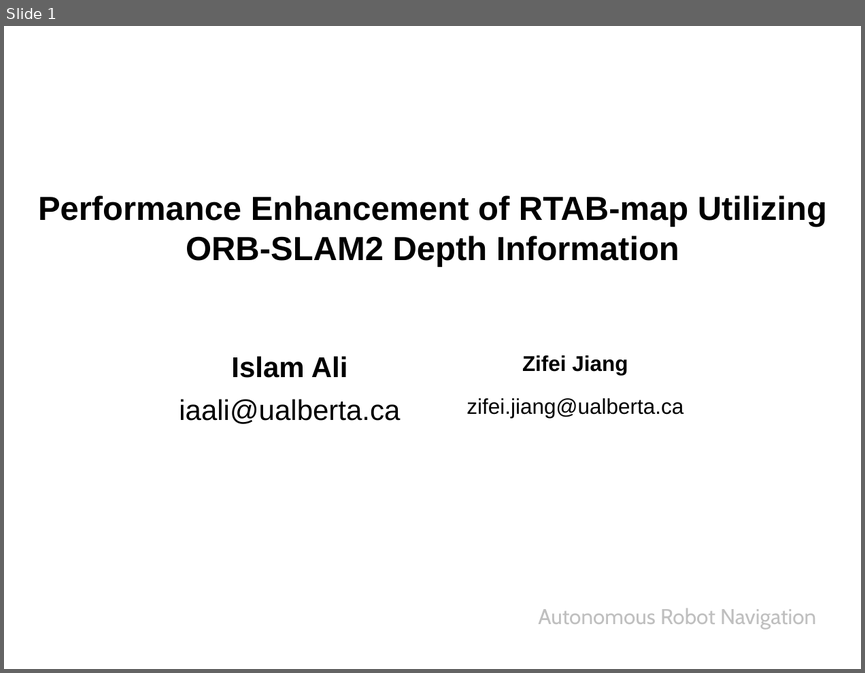
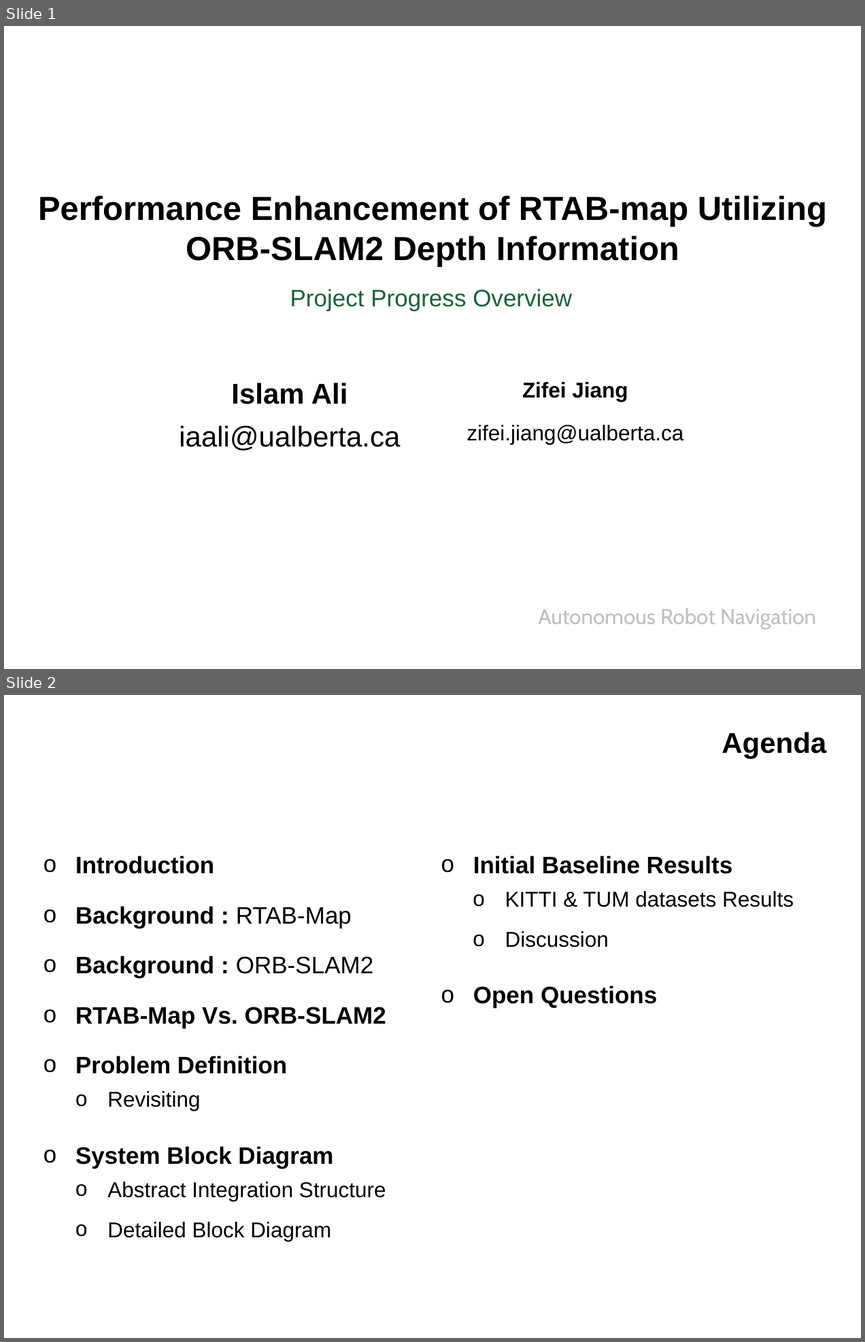
Before and after one commit to IslamAAli/ORBSLAM_RTABmap, a slide deck: Presentation_2/CMPUT631-ProjectProgress-V0P1.pptx. Shown one above the other, each under a label of ours: slide 1 before the commit, slides 1 and 2 after it. The pictures are 865x673 and 865x1342 pixels, drawn with LibreOffice and Linux fonts; fonts in the diff are those of the drawing; background and template pictures are left out. Boxes give left, top, right and bottom in pixels: in the first picture for what was removed or moved away, otherwise in the second. Text is boxed around its words. In the diff, an @@ line names an element or a change of style, - is before the commit and + after.

```diff
--- a/Presentation_2/CMPUT631-ProjectProgress-V0P1.pptx
+++ b/Presentation_2/CMPUT631-ProjectProgress-V0P1.pptx
@@ slide 2 added at [4,695,861,1338], background #FFFFFF @@
@@ title added at [721,732,826,759], 24 pt, text #000000, bold @@
+Agenda
@@ text added at [75,855,793,1241], 20 pt, text #000000, bold @@
+o Introduction
+o Background : RTAB-Map
+o Background : ORB-SLAM2
+o RTAB-Map Vs. ORB-SLAM2
+o Problem Definition
+  o Revisiting
+o System Block Diagram
+  o Abstract Integration Structure
+  o Detailed Block Diagram
+o Initial Baseline Results
+  o KITTI & TUM datasets Results
+  o Discussion
+o Open Questions
@@ slide 1 changed as well @@
@@ text added at [290,288,572,311], 20 pt, text #176238 @@
+Project Progress Overview
@@ table: place and size @@
-table at [147,347,718,427]
+table at [147,374,718,453]
```
Also in this commit, not shown: 2 other slides changed, 12 other slides added, 13 slides removed.
